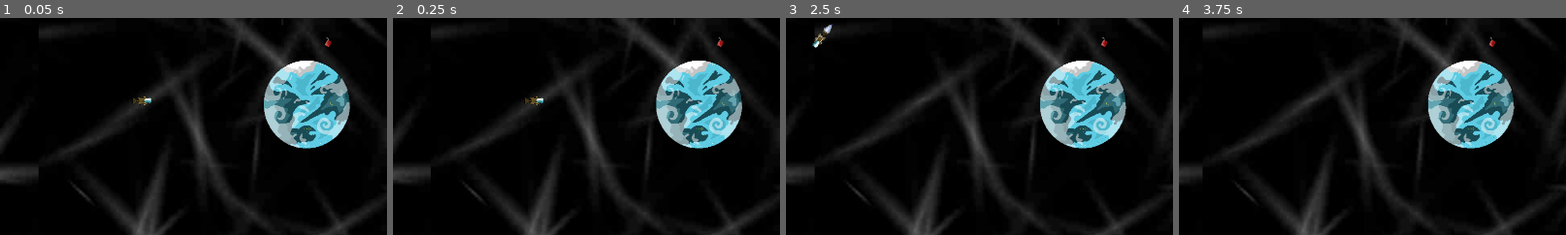
Above: before the commit, frames 1-4 (left to right).
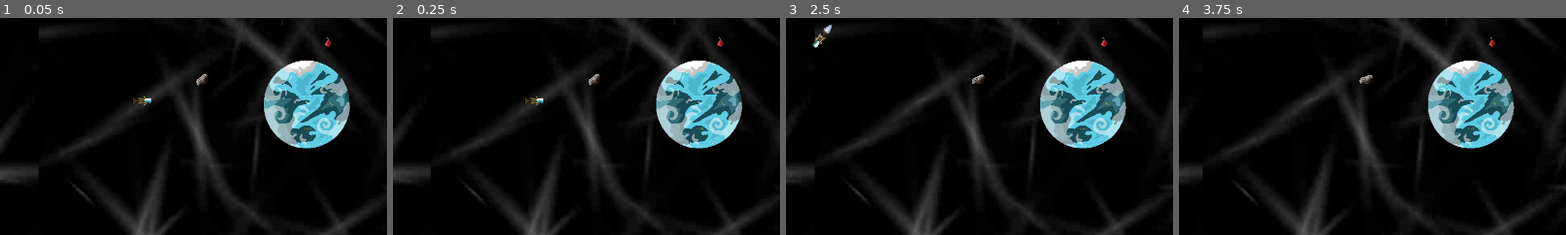
Above: after the commit, the same moments.

Repository: ricargoes/super-platypus-drifter
Game: Godot game, scene res://levels/Level1.tscn
Two runs of this game, one before a commit and one after it. Both use one fixed random seed, a clock stepped at 60 frames per second and the inputs below. The project has no main scene, so this scene is started directly.
Inputs:
- Up to frame 1 (0.05 s): no input
- Up to frame 2 (0.25 s): no input
- Up to frame 3 (2.5 s): hold Right (ship_turn_right) 0.53-1.28 s; hold Space (ship_boost) 0.53-1.28 s; hold Left (ship_turn_left) 1.28-2.03 s; tap Space (ship_boost) at 1.35 s; hold Right (ship_turn_right) from 2.03 s (still down); hold Space (ship_boost) from 2.03 s (still down)
- Up to frame 4 (3.75 s): release Space (ship_boost) at 2.78 s; tap Space (ship_boost) at 2.85 s; release Right (ship_turn_right) at 3.53 s; hold Left (ship_turn_left) from 3.53 s (still down); hold Space (ship_boost) from 3.53 s (still down)
The pictures show only the part of the screen within x 32-82%, y 31-81%; the shares and areas given below are measured in that part.

The runs differ from the first frame. In frame 1, 0.1% of the frame differs, in the area x 50-54%, y 25-32%; in frame 2, 0.1%; in frame 3, less than 0.1%; in frame 4, 0.1%.

Commit message:
Level updated

Diff:
--- a/levels/Level.gd
+++ b/levels/Level.gd
@@ -42,6 +42,6 @@
 	# Ship killed by level limits
 	var ship_camera_displacement = ship.position.x - camera.position.x
 	if ship_camera_displacement < -SPD.LEVEL_WIDTH/2:
-		ship.free()
+		ship.die()
 	if ship_camera_displacement > SPD.LEVEL_WIDTH/2:
-		ship.free()
+		ship.die()
--- a/levels/Level1.tscn
+++ b/levels/Level1.tscn
@@ -1,8 +1,9 @@
-[gd_scene load_steps=4 format=2]
+[gd_scene load_steps=5 format=2]
 
 [ext_resource path="res://powerups/FuelCan.tscn" type="PackedScene" id=1]
 [ext_resource path="res://levels/Level.gd" type="Script" id=2]
 [ext_resource path="res://planets/Planet.tscn" type="PackedScene" id=3]
+[ext_resource path="res://actors/Asteroid.tscn" type="PackedScene" id=4]
 
 [node name="Level1" type="Node2D"]
 script = ExtResource( 2 )
@@ -22,3 +23,8 @@
 
 [node name="FuelCan" parent="FuelCans" instance=ExtResource( 1 )]
 position = Vector2( 717.505, 395.263 )
+
+[node name="Obstacles" type="Node2D" parent="."]
+
+[node name="Asteroid" parent="Obstacles" instance=ExtResource( 4 )]
+position = Vector2( 406.374, 487.332 )
